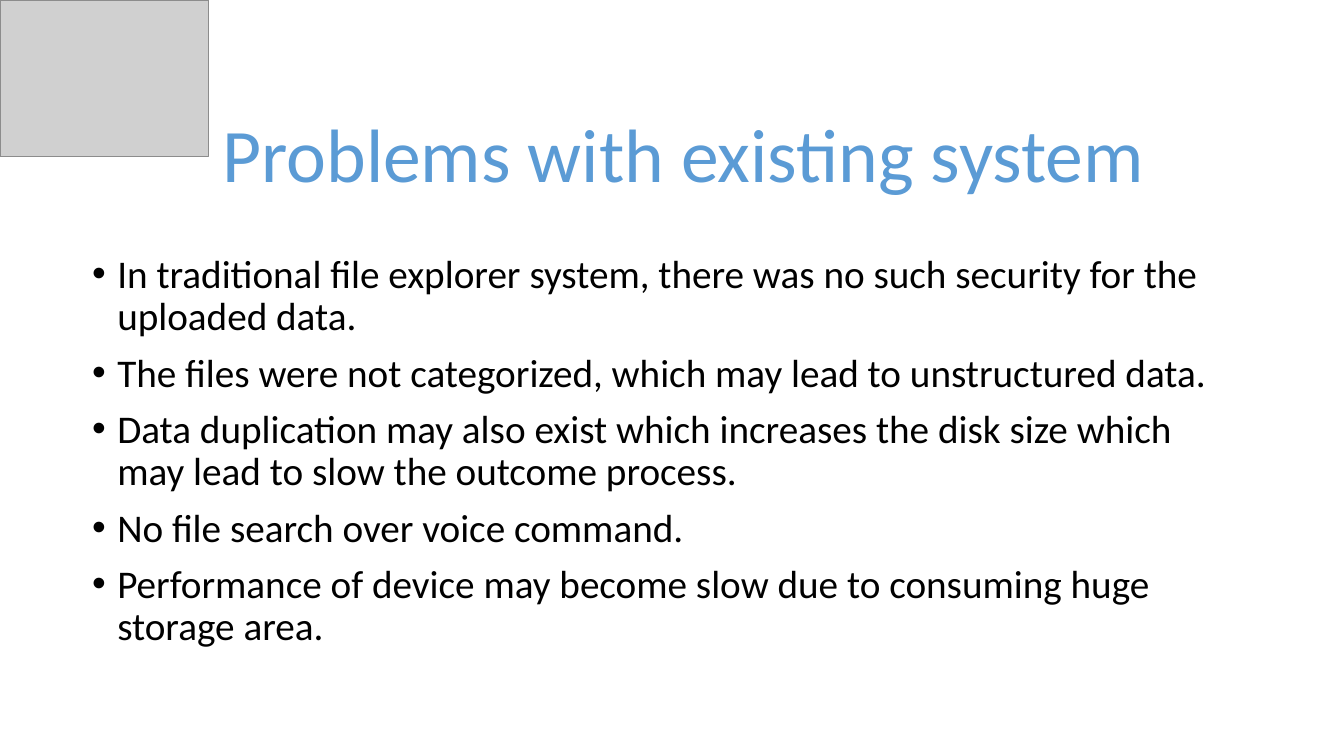
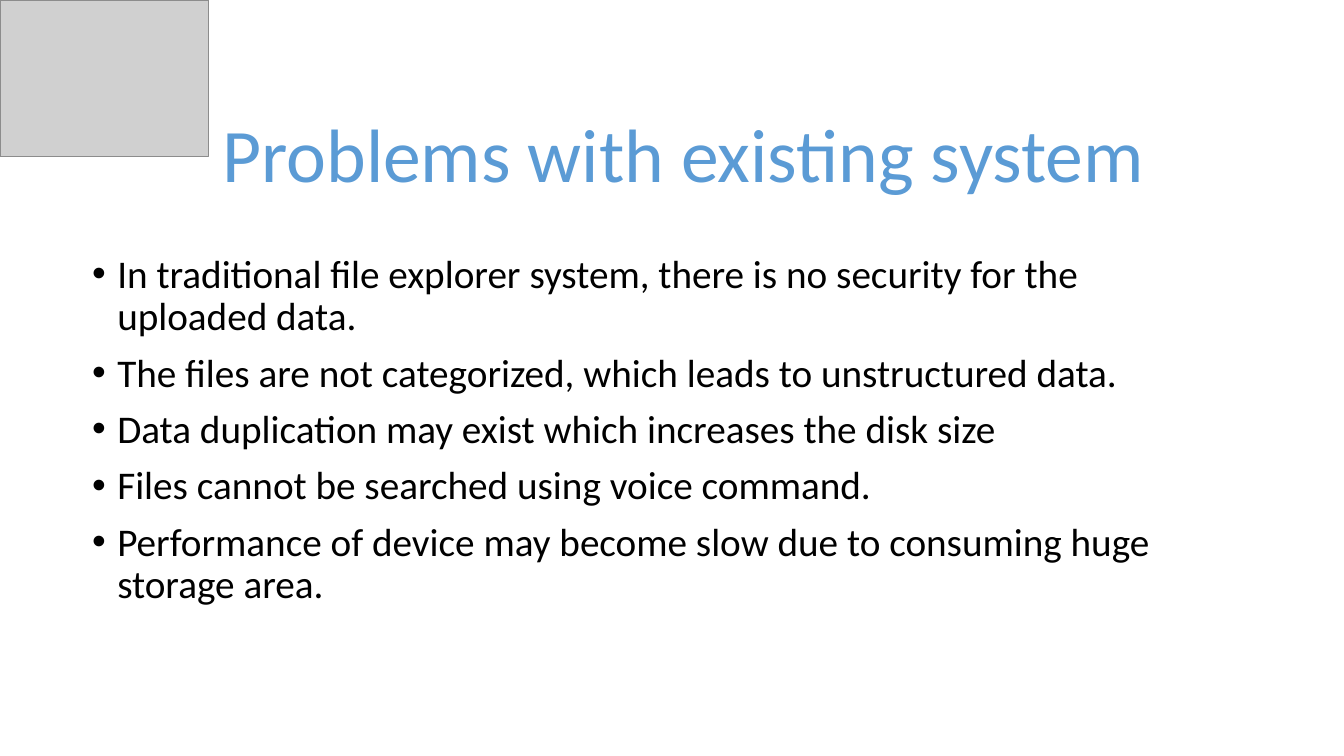
Before and after one commit to sreekanth6495/ASE-Project, a slide deck: slide 4 of Projectpresentation/ASEppt.pptx. Drawn at 1344x756 pixels with LibreOffice and Linux fonts; fonts in the diff are those of the drawing; grey boxes stand for pictures. Boxes give left, top, right and bottom in pixels: in the first picture for what was removed or moved away, otherwise in the second. Text is boxed around its words. In the diff, an @@ line names an element or a change of style, - is before the commit and + after.

Commit message:
ppt

```diff
--- a/Projectpresentation/ASEppt.pptx
+++ b/Projectpresentation/ASEppt.pptx
@@ text at (117,260,1117,506): text changed @@
-• In traditional file explorer system, there was no such security for the uploaded data.
-• The files were not categorized, which may lead to unstructured data.
-• Data duplication may also exist which increases the disk size which may lead to slow the outcome process.
-• No file search over voice command.
+• In traditional file explorer system, there is no security for the uploaded data.
+• The files are not categorized, which leads to unstructured data.
+• Data duplication may exist which increases the disk size
+• Files cannot be searched using voice command.
```
Also in this commit, not shown: 2 slides added, 2 slides removed.
